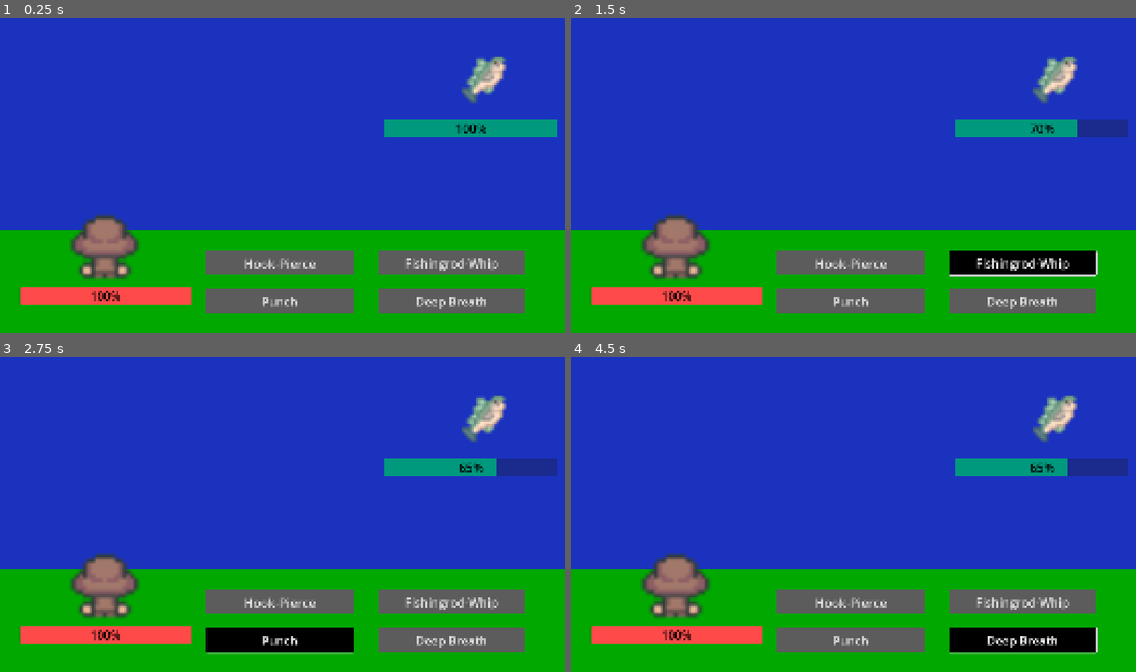
Above: before the commit, frames 1-4 (two rows, left to right).
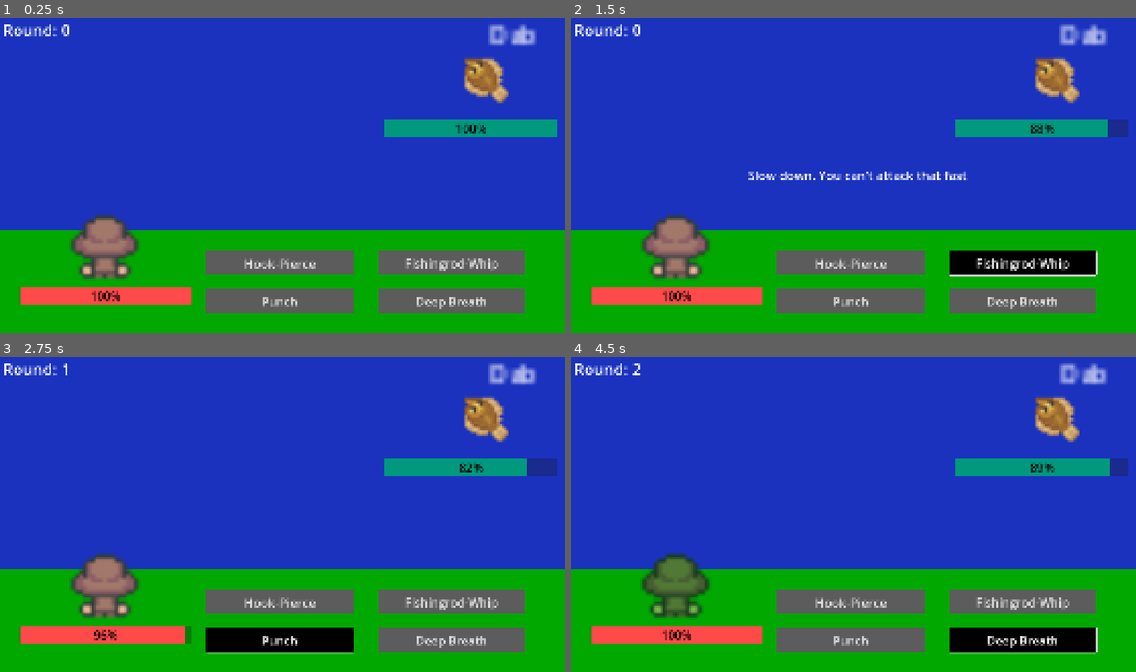
Above: after the commit, the same moments.

Repository: Henning-Johansson/Oh-no-a-FISH
Game: Godot game, scene res://Scenes/battle_stage.tscn
Same seed, same stepped clock (60 frames per second), same inputs: the game is played once before the commit and once after it. This scene is started directly instead of the project's main scene.
Inputs:
- Up to frame 1 (0.25 s): no input
- Up to frame 2 (1.5 s): click "Hook-Pierce" at 0.5 s; click "Fishingrod-Whip" at 1.25 s
- Up to frame 3 (2.75 s): click "Punch" at 2 s
- Up to frame 4 (4.5 s): click "Deep Breath" at 2.75 s; hold D (right) 3.53-4.28 s; tap F (fishing) at 3.6, 4.35 s; tap Enter at 4.25 s; hold S (down) from 4.28 s (still down)

The runs differ from the first frame. In frame 1, 1.7% of the frame differs, in the area x 0-95%, y 2-28%; in frame 2, 2.6%; in frame 3, 2.2%; in frame 4, 3.7%, in the area x 0-96%, y 2-83%.

Commit message:
Functioning fishing mechanic, started working on an inventory

Diff:
--- a/Scenes/battle_stage.tscn
+++ b/Scenes/battle_stage.tscn
@@ -1,9 +1,109 @@
-[gd_scene load_steps=18 format=3 uid="uid://ccyefy53mjx4e"]
+[gd_scene load_steps=24 format=3 uid="uid://ccyefy53mjx4e"]
 
 [ext_resource type="Script" uid="uid://5wa38i60fql1" path="res://Scripts/battle_stage.gd" id="1_g0eid"]
 [ext_resource type="PackedScene" uid="uid://c1k5a0ilp0n60" path="res://Scenes/fishable_items.tscn" id="1_xa5kr"]
 [ext_resource type="Texture2D" uid="uid://cuthe33fksq6m" path="res://Assets/Characters/angler_full.png" id="3_h1yn0"]
 
+[sub_resource type="Animation" id="Animation_djpce"]
+resource_name = "EnemyHeal"
+length = 0.2
+tracks/0/type = "value"
+tracks/0/imported = false
+tracks/0/enabled = true
+tracks/0/path = NodePath("../Enemy/FishableItems:modulate")
+tracks/0/interp = 1
+tracks/0/loop_wrap = true
+tracks/0/keys = {
+"times": PackedFloat32Array(0, 0.1, 0.2),
+"transitions": PackedFloat32Array(1, 1, 1),
+"update": 0,
+"values": [Color(1, 1, 1, 1), Color(0, 1, 0, 1), Color(1, 1, 1, 1)]
+}
+
+[sub_resource type="Animation" id="Animation_a0fsj"]
+resource_name = "EnemyHurt"
+length = 0.2
+tracks/0/type = "value"
+tracks/0/imported = false
+tracks/0/enabled = true
+tracks/0/path = NodePath("../Enemy/FishableItems:modulate")
+tracks/0/interp = 1
+tracks/0/loop_wrap = true
+tracks/0/keys = {
+"times": PackedFloat32Array(0, 0.1, 0.2),
+"transitions": PackedFloat32Array(1, 1, 1),
+"update": 0,
+"values": [Color(1, 1, 1, 1), Color(1, 0, 0, 1), Color(1, 1, 1, 1)]
+}
+
+[sub_resource type="Animation" id="Animation_r2b17"]
+resource_name = "PlayerHeal"
+length = 0.2
+tracks/0/type = "value"
+tracks/0/imported = false
+tracks/0/enabled = true
+tracks/0/path = NodePath("PlayerFig:modulate")
+tracks/0/interp = 1
+tracks/0/loop_wrap = true
+tracks/0/keys = {
+"times": PackedFloat32Array(0, 0.1, 0.2),
+"transitions": PackedFloat32Array(1, 1, 1),
+"update": 0,
+"values": [Color(1, 1, 1, 1), Color(0, 1, 0, 1), Color(1, 1, 1, 1)]
+}
+
+[sub_resource type="Animation" id="Animation_g0eid"]
+resource_name = "PlayerHurt"
+length = 0.2
+tracks/0/type = "value"
+tracks/0/imported = false
+tracks/0/enabled = true
+tracks/0/path = NodePath("PlayerFig:modulate")
+tracks/0/interp = 1
+tracks/0/loop_wrap = true
+tracks/0/keys = {
+"times": PackedFloat32Array(0, 0.1, 0.2),
+"transitions": PackedFloat32Array(1, 1, 1),
+"update": 0,
+"values": [Color(1, 1, 1, 1), Color(1, 0, 0, 1), Color(1, 1, 1, 1)]
+}
+
+[sub_resource type="Animation" id="Animation_h1yn0"]
+length = 0.001
+tracks/0/type = "value"
+tracks/0/imported = false
+tracks/0/enabled = true
+tracks/0/path = NodePath("PlayerFig:modulate")
+tracks/0/interp = 1
+tracks/0/loop_wrap = true
+tracks/0/keys = {
+"times": PackedFloat32Array(0),
+"transitions": PackedFloat32Array(1),
+"update": 0,
+"values": [Color(1, 1, 1, 1)]
+}
+tracks/1/type = "value"
+tracks/1/imported = false
+tracks/1/enabled = true
+tracks/1/path = NodePath("../Enemy/FishableItems:modulate")
+tracks/1/interp = 1
+tracks/1/loop_wrap = true
+tracks/1/keys = {
+"times": PackedFloat32Array(0),
+"transitions": PackedFloat32Array(1),
+"update": 0,
+"values": [Color(1, 1, 1, 1)]
+}
+
+[sub_resource type="AnimationLibrary" id="AnimationLibrary_h1yn0"]
+_data = {
+&"EnemyHeal": SubResource("Animation_djpce"),
+&"EnemyHurt": SubResource("Animation_a0fsj"),
+&"PlayerHeal": SubResource("Animation_r2b17"),
+&"PlayerHurt": SubResource("Animation_g0eid"),
+&"RESET": SubResource("Animation_h1yn0")
+}
+
 [sub_resource type="StyleBoxFlat" id="StyleBoxFlat_k540x"]
 bg_color = Color(0, 0.6, 0.495755, 1)
 
@@ -49,6 +149,12 @@
 [node name="battle_stage" type="Node2D"]
 scale = Vector2(2, 2)
 script = ExtResource("1_g0eid")
+
+[node name="AnimationPlayer" type="AnimationPlayer" parent="."]
+root_node = NodePath("../Player")
+libraries = {
+&"": SubResource("AnimationLibrary_h1yn0")
+}
 
 [node name="CanvasLayer" type="CanvasLayer" parent="."]
 layer = -1
@@ -69,6 +175,56 @@
 offset_bottom = 1441.0
 color = Color(0, 0.658824, 0, 1)
 
+[node name="CanAttack" type="Label" parent="CanvasLayer"]
+offset_left = 722.0
+offset_top = 613.0
+offset_right = 1612.0
+offset_bottom = 682.0
+theme_override_font_sizes/font_size = 50
+text = "Slow down. You can't attack that fast"
+horizontal_alignment = 1
+
+[node name="CooldownLabel" type="Label" parent="CanvasLayer"]
+offset_left = 722.0
+offset_top = 613.0
+offset_right = 1612.0
+offset_bottom = 682.0
+theme_override_font_sizes/font_size = 50
+horizontal_alignment = 1
+
+[node name="HealingLabel" type="Label" parent="CanvasLayer"]
+offset_left = 722.0
+offset_top = 613.0
+offset_right = 1612.0
+offset_bottom = 682.0
+theme_override_font_sizes/font_size = 50
+text = "You can't heal when you have full health."
+horizontal_alignment = 1
+
+[node name="RoundText" type="Label" parent="CanvasLayer"]
+offset_left = 10.0
+offset_top = 10.0
+offset_right = 468.0
+offset_bottom = 100.0
+theme_override_font_sizes/font_size = 65
+
+[node name="WinLabel" type="Label" parent="CanvasLayer"]
+offset_left = 205.0
+offset_top = 485.0
+offset_right = 2098.0
+offset_bottom = 758.0
+theme_override_colors/font_color = Color(0.458824, 0.894118, 0.894118, 1)
+theme_override_colors/font_shadow_color = Color(0, 0, 0, 1)
+theme_override_colors/font_outline_color = Color(0.831373, 0.686275, 0.215686, 1)
+theme_override_constants/shadow_offset_x = 30
+theme_override_constants/shadow_offset_y = 20
+theme_override_constants/outline_size = 30
+theme_override_constants/shadow_outline_size = 30
+theme_override_font_sizes/font_size = 200
+text = "You Caught A Fish!!!"
+horizontal_alignment = 1
+vertical_alignment = 1
+
 [node name="Enemy" type="Node2D" parent="."]
 
 [node name="FishableItems" parent="Enemy" instance=ExtResource("1_xa5kr")]
@@ -108,7 +264,6 @@
 theme_override_colors/font_color = Color(0, 0, 0, 1)
 theme_override_font_sizes/font_size = 48
 theme_override_styles/fill = SubResource("StyleBoxFlat_4hp63")
-step = 1.0
 value = 100.0
 
 [node name="Button" type="Button" parent="Player/CanvasLayer"]
@@ -155,7 +310,29 @@
 theme_override_styles/normal = SubResource("StyleBoxFlat_q4sdk")
 text = "Deep Breath"
 
+[node name="Timers" type="Node2D" parent="."]
+
+[node name="EnemyAttackTimer" type="Timer" parent="Timers"]
+one_shot = true
+
+[node name="PlayerAttackReloadTimer" type="Timer" parent="Timers"]
+wait_time = 1.2
+one_shot = true
+
+[node name="CooldownTextDisplayTimer" type="Timer" parent="Timers"]
+wait_time = 2.0
+one_shot = true
+
+[node name="HealingTextDisplayTimer" type="Timer" parent="Timers"]
+wait_time = 2.0
+one_shot = true
+
+[connection signal="fighting" from="." to="Enemy/FishableItems" method="_on_battle_stage_fighting"]
 [connection signal="pressed" from="Player/CanvasLayer/Button" to="." method="_on_button_1_pressed"]
 [connection signal="pressed" from="Player/CanvasLayer/Button2" to="." method="_on_button_2_pressed"]
 [connection signal="pressed" from="Player/CanvasLayer/Button3" to="." method="_on_button_3_pressed"]
 [connection signal="pressed" from="Player/CanvasLayer/Button4" to="." method="_on_button_4_pressed"]
+[connection signal="timeout" from="Timers/EnemyAttackTimer" to="." method="_fish_attack"]
+[connection signal="timeout" from="Timers/PlayerAttackReloadTimer" to="." method="_can_fight_timeout"]
+[connection signal="timeout" from="Timers/CooldownTextDisplayTimer" to="." method="_on_cooldown_text_display_timer_timeout"]
+[connection signal="timeout" from="Timers/HealingTextDisplayTimer" to="." method="_on_healing_text_display_timer_timeout"]
--- a/Scenes/fishable_items.tscn
+++ b/Scenes/fishable_items.tscn
@@ -9,6 +9,12 @@
 [node name="FishableItemSprite" type="Sprite2D" parent="."]
 scale = Vector2(2, 2)
 texture = ExtResource("3_3j722")
-flip_h = true
 hframes = 4
 vframes = 4
+
+[node name="FishName" type="Label" parent="."]
+offset_left = -169.0
+offset_top = -43.0
+offset_right = 34.0
+offset_bottom = -20.0
+horizontal_alignment = 2
--- a/Scenes/game.tscn
+++ b/Scenes/game.tscn
@@ -1,8 +1,9 @@
-[gd_scene load_steps=4 format=3 uid="uid://da83hmm1c25xq"]
+[gd_scene load_steps=5 format=3 uid="uid://da83hmm1c25xq"]
 
 [ext_resource type="PackedScene" uid="uid://bpi4ucu37e3qo" path="res://Scenes/village_map.tscn" id="1_qxrlw"]
 [ext_resource type="Script" uid="uid://bb50ew4k5x7j2" path="res://Scripts/game.gd" id="1_wrm1d"]
 [ext_resource type="PackedScene" uid="uid://yf6dng8a0jct" path="res://Scenes/player.tscn" id="2_wrm1d"]
+[ext_resource type="PackedScene" uid="uid://dns8f71op8ssp" path="res://Scenes/inventory.tscn" id="4_3dryh"]
 
 [node name="Game" type="Node2D"]
 script = ExtResource("1_wrm1d")
@@ -11,6 +12,9 @@
 
 [node name="Player" parent="." instance=ExtResource("2_wrm1d")]
 
+[node name="Inventory" parent="Player" instance=ExtResource("4_3dryh")]
+scale = Vector2(0.666667, 0.666667)
+
 [node name="Camera2D" type="Camera2D" parent="Player"]
 
 [connection signal="fishing" from="Player" to="." method="_on_player_fishing"]
--- /dev/null
+++ b/Scenes/inventory.tscn
@@ -0,0 +1,285 @@
+[gd_scene load_steps=5 format=3 uid="uid://dns8f71op8ssp"]
+
+[ext_resource type="Script" uid="uid://bbmnjwkv33b0e" path="res://Scripts/inventory.gd" id="1_0n8tc"]
+[ext_resource type="Texture2D" uid="uid://cumoa5hnc0mhu" path="res://Assets/Blue_Stone_UI_Asset/BlueStoneUI_SpriteSheet.png" id="1_wdn4f"]
+[ext_resource type="Texture2D" uid="uid://b86yb5svh1vw1" path="res://Assets/Pxiel Art UI borders.png" id="2_k5gp2"]
+[ext_resource type="Texture2D" uid="uid://ddj5pos1xo1cu" path="res://Assets/Fishing/fishing_free/global_free_recoloured.png" id="3_yxepq"]
+
+[node name="Inventory" type="Node2D"]
+script = ExtResource("1_0n8tc")
+
+[node name="ColorRect" type="ColorRect" parent="."]
+offset_left = -1379.0
+offset_top = -753.0
+offset_right = 1319.0
+offset_bottom = 904.0
+color = Color(0, 0, 0, 0.196078)
+metadata/_edit_use_anchors_ = true
+
+[node name="InventoryBase" type="Sprite2D" parent="."]
+position = Vector2(-150, -35)
+scale = Vector2(6.5, 8)
+texture = ExtResource("1_wdn4f")
+hframes = 2
+vframes = 3
+frame = 1
+
+[node name="Control" type="Control" parent="."]
+layout_mode = 3
+anchors_preset = 0
+offset_left = -1063.0
+offset_top = -432.0
+offset_right = 1075.0
+offset_bottom = 559.0
+metadata/_edit_use_anchors_ = true
+
+[node name="Sprite2D" type="Sprite2D" parent="Control"]
+position = Vector2(200, 200)
+scale = Vector2(3, 3)
+texture = ExtResource("2_k5gp2")
+hframes = 3
+vframes = 3
+frame = 3
+
+[node name="Sprite2D2" type="Sprite2D" parent="Control"]
+position = Vector2(550, 200)
+scale = Vector2(3, 3)
+texture = ExtResource("2_k5gp2")
+hframes = 3
+vframes = 3
+frame = 3
+
+[node name="Sprite2D3" type="Sprite2D" parent="Control"]
+position = Vector2(900, 200)
+scale = Vector2(3, 3)
+texture = ExtResource("2_k5gp2")
+hframes = 3
+vframes = 3
+frame = 3
+
+[node name="Sprite2D4" type="Sprite2D" parent="Control"]
+position = Vector2(1250, 200)
+scale = Vector2(3, 3)
+texture = ExtResource("2_k5gp2")
+hframes = 3
+vframes = 3
+frame = 3
+
+[node name="Sprite2D5" type="Sprite2D" parent="Control"]
+position = Vector2(1600, 200)
+scale = Vector2(3, 3)
+texture = ExtResource("2_k5gp2")
+hframes = 3
+vframes = 3
+frame = 3
+
+[node name="Sprite2D6" type="Sprite2D" parent="Control"]
+position = Vector2(1950, 200)
+scale = Vector2(3, 3)
+texture = ExtResource("2_k5gp2")
+hframes = 3
+vframes = 3
+frame = 3
+
+[node name="Sprite2D7" type="Sprite2D" parent="Control"]
+position = Vector2(200, 700)
+scale = Vector2(3, 3)
+texture = ExtResource("2_k5gp2")
+hframes = 3
+vframes = 3
+frame = 3
+
+[node name="Sprite2D8" type="Sprite2D" parent="Control"]
+position = Vector2(550, 700)
+scale = Vector2(3, 3)
+texture = ExtResource("2_k5gp2")
+hframes = 3
+vframes = 3
+frame = 3
+
+[node name="Sprite2D9" type="Sprite2D" parent="Control"]
+position = Vector2(900, 700)
+scale = Vector2(3, 3)
+texture = ExtResource("2_k5gp2")
+hframes = 3
+vframes = 3
+frame = 3
+
+[node name="Sprite2D10" type="Sprite2D" parent="Control"]
+position = Vector2(1250, 700)
+scale = Vector2(3, 3)
+texture = ExtResource("2_k5gp2")
+hframes = 3
+vframes = 3
+frame = 3
+
+[node name="Sprite2D11" type="Sprite2D" parent="Control"]
+position = Vector2(1600, 700)
+scale = Vector2(3, 3)
+texture = ExtResource("2_k5gp2")
+hframes = 3
+vframes = 3
+frame = 3
+
+[node name="Sprite2D12" type="Sprite2D" parent="Control"]
+position = Vector2(1950, 700)
+scale = Vector2(3, 3)
+texture = ExtResource("2_k5gp2")
+hframes = 3
+vframes = 3
+frame = 3
+
+[node name="Label" type="Label" parent="."]
+offset_left = -955.0
+offset_top = -523.0
+offset_right = -687.0
+offset_bottom = -439.0
+theme_override_font_sizes/font_size = 38
+text = "Common Fish"
+metadata/_edit_use_anchors_ = true
+
+[node name="FishCanvas" type="CanvasLayer" parent="."]
+offset = Vector2(1150, 650)
+transform = Transform2D(1, 0, 0, 1, 1150, 650)
+
+[node name="AtlanticBass" type="Sprite2D" parent="FishCanvas"]
+position = Vector2(-880, -250)
+scale = Vector2(10, 10)
+texture = ExtResource("3_yxepq")
+hframes = 4
+vframes = 4
+
+[node name="Clownfish" type="Sprite2D" parent="FishCanvas"]
+position = Vector2(-530, -250)
+scale = Vector2(10, 10)
+texture = ExtResource("3_yxepq")
+hframes = 4
+vframes = 4
+frame = 1
+
+[node name="Dab" type="Sprite2D" parent="FishCanvas"]
+position = Vector2(-180, -250)
+scale = Vector2(10, 10)
+texture = ExtResource("3_yxepq")
+hframes = 4
+vframes = 4
+frame = 2
+
+[node name="SeaSpider" type="Sprite2D" parent="FishCanvas"]
+position = Vector2(170, -250)
+scale = Vector2(10, 10)
+texture = ExtResource("3_yxepq")
+hframes = 4
+vframes = 4
+frame = 3
+
+[node name="BlueGill" type="Sprite2D" parent="FishCanvas"]
+position = Vector2(520, -250)
+scale = Vector2(10, 10)
+texture = ExtResource("3_yxepq")
+hframes = 4
+vframes = 4
+frame = 4
+
+[node name="Guppy" type="Sprite2D" parent="FishCanvas"]
+position = Vector2(870, -250)
+scale = Vector2(10, 10)
+texture = ExtResource("3_yxepq")
+hframes = 4
+vframes = 4
+frame = 5
+
+[node name="SeaSnail" type="Sprite2D" parent="FishCanvas"]
+position = Vector2(-880, 250)
+scale = Vector2(10, 10)
+texture = ExtResource("3_yxepq")
+hframes = 4
+vframes = 4
+frame = 6
+
+[node name="Axolotl" type="Sprite2D" parent="FishCanvas"]
+position = Vector2(-530, 250)
+scale = Vector2(10, 10)
+texture = ExtResource("3_yxepq")
+hframes = 4
+vframes = 4
+frame = 7
+
+[node name="HighFinBandedShark" type="Sprite2D" parent="FishCanvas"]
+position = Vector2(-180, 250)
+scale = Vector2(10, 10)
+texture = ExtResource("3_yxepq")
+hframes = 4
+vframes = 4
+frame = 8
+
+[node name="GoldenTench" type="Sprite2D" parent="FishCanvas"]
+position = Vector2(170, 250)
+scale = Vector2(10, 10)
+texture = ExtResource("3_yxepq")
+hframes = 4
+vframes = 4
+frame = 9
+
+[node name="ColorRect" type="ColorRect" parent="FishCanvas"]
+offset_left = 150.0
+offset_top = 149.0
+offset_right = 216.0
+offset_bottom = 178.0
+color = Color(0.227451, 0.231373, 0.305882, 1)
+
+[node name="ColorRect2" type="ColorRect" parent="FishCanvas"]
+offset_left = -106.0
+offset_top = 152.0
+offset_right = -77.0
+offset_bottom = 239.0
+color = Color(0.227451, 0.231373, 0.305882, 1)
+
+[node name="ColorRect3" type="ColorRect" parent="FishCanvas"]
+offset_left = -865.0
+offset_top = 147.0
+offset_right = -799.0
+offset_bottom = 183.0
+color = Color(0.227451, 0.231373, 0.305882, 1)
+
+[node name="ColorRect4" type="ColorRect" parent="FishCanvas"]
+offset_left = -819.0
+offset_top = 234.0
+offset_right = -753.0
+offset_bottom = 270.0
+color = Color(0.227451, 0.231373, 0.305882, 1)
+
+[node name="ColorRect5" type="ColorRect" parent="FishCanvas"]
+offset_left = -659.0
+offset_top = -247.0
+offset_right = -593.0
+offset_bottom = -186.0
+color = Color(0.227451, 0.231373, 0.305882, 1)
+
+[node name="ColorRect6" type="ColorRect" parent="FishCanvas"]
+offset_left = -115.0
+offset_top = -286.0
+offset_right = -49.0
+offset_bottom = -225.0
+color = Color(0.227451, 0.231373, 0.305882, 1)
+
+[node name="ColorRect7" type="ColorRect" parent="FishCanvas"]
+offset_left = 54.0
+offset_top = -218.0
+offset_right = 92.0
+offset_bottom = -185.0
+color = Color(0.227451, 0.231373, 0.305882, 1)
+
+[node name="ColorRect8" type="ColorRect" parent="FishCanvas"]
+offset_left = 543.0
+offset_top = -380.0
+offset_right = 609.0
+offset_bottom = -319.0
+color = Color(0.227451, 0.231373, 0.305882, 1)
+
+[node name="ColorRect9" type="ColorRect" parent="FishCanvas"]
+offset_left = 778.0
+offset_top = -187.0
+offset_right = 844.0
+offset_bottom = -155.0
+color = Color(0.227451, 0.231373, 0.305882, 1)
--- a/Scenes/player.tscn
+++ b/Scenes/player.tscn
@@ -23,6 +23,22 @@
 "values": [22, 23, 24, 25, 26, 27]
 }
 
+[sub_resource type="Animation" id="Animation_h4iuc"]
+resource_name = "Fishing_Cast_h"
+length = 0.7
+tracks/0/type = "value"
+tracks/0/imported = false
+tracks/0/enabled = true
+tracks/0/path = NodePath("Sprite2D:frame")
+tracks/0/interp = 1
+tracks/0/loop_wrap = true
+tracks/0/keys = {
+"times": PackedFloat32Array(0, 0.133333, 0.233333, 0.333333, 0.466667, 0.6),
+"transitions": PackedFloat32Array(1, 1, 1, 1, 1, 1),
+"update": 1,
+"values": [8, 9, 10, 11, 12, 13]
+}
+
 [sub_resource type="Animation" id="Animation_fd4e3"]
 resource_name = "Fishing_Cast_up"
 length = 0.7
@@ -403,22 +419,6 @@
 "transitions": PackedFloat32Array(1, 1, 1, 1, 1, 1, 1, 1),
 "update": 1,
 "values": [28, 29, 30, 31, 32, 33, 34, 35]
-}
-
-[sub_resource type="Animation" id="Animation_h4iuc"]
-resource_name = "Fishing_Cast_h"
-length = 0.7
-tracks/0/type = "value"
-tracks/0/imported = false
-tracks/0/enabled = true
-tracks/0/path = NodePath("Sprite2D:frame")
-tracks/0/interp = 1
-tracks/0/loop_wrap = true
-tracks/0/keys = {
-"times": PackedFloat32Array(0, 0.133333, 0.233333, 0.333333, 0.466667, 0.6),
-"transitions": PackedFloat32Array(1, 1, 1, 1, 1, 1),
-"update": 1,
-"values": [8, 9, 10, 11, 12, 13]
 }
 
 [sub_resource type="AnimationLibrary" id="AnimationLibrary_x3wgy"]
--- a/Scenes/world_to_battle.tscn
+++ b/Scenes/world_to_battle.tscn
@@ -60,12 +60,15 @@
 script = ExtResource("1_m6koj")
 
 [node name="CanvasLayer" type="CanvasLayer" parent="."]
+layer = 3
 
 [node name="ColorRect" type="ColorRect" parent="CanvasLayer"]
+z_index = 20
 offset_left = -87875.0
 offset_top = -58789.0
 offset_right = 103367.0
 offset_bottom = 61433.0
+mouse_filter = 2
 color = Color(0, 0, 0, 0)
 
 [node name="AnimationPlayer" type="AnimationPlayer" parent="."]
--- a/Scripts/battle_stage.gd
+++ b/Scripts/battle_stage.gd
@@ -8,25 +8,134 @@
 @onready var b2: Button = $Player/CanvasLayer/Button2
 @onready var b3: Button = $Player/CanvasLayer/Button3
 @onready var b4: Button = $Player/CanvasLayer/Button4
+@onready var enemy_timer: Timer = $Timers/EnemyAttackTimer
+@onready var player_timer: Timer = $Timers/PlayerAttackReloadTimer
+@onready var cooldown_timer: Timer = $Timers/CooldownTextDisplayTimer
+@onready var healing_timer: Timer = $Timers/HealingTextDisplayTimer
+@onready var can_attack: Label = $CanvasLayer/CanAttack
+@onready var cooldown_text: Label = $CanvasLayer/CooldownLabel
+@onready var round_label: Label = $CanvasLayer/RoundText
+@onready var healable: Label = $CanvasLayer/HealingLabel
+@onready var win_lable: Label = $CanvasLayer/WinLabel
+@onready var anim: AnimationPlayer = $AnimationPlayer
 
-enum {FISH_SLAP, BUBBLE_BREATH, FISH_FOOD}
+signal fighting
+
+var can_fight: bool = true
+var b2_cooldown = 0
+var round_value = 0
+var win: bool = false
+
+
+func _ready()-> void:
+	enemy_health.value = 100
+	player_health.value = 100
+	emit_signal("fighting")
+	can_fight = true
+	can_attack.visible = false
+	cooldown_text.visible = false
+	healable.visible = false
+	b2_cooldown = 0
+	round_value = 0
+	round_label.text = "Round: " + str(round_value)
+	round_label.visible = true
+	win_lable.visible = false
+
+func _process(delta: float) -> void:
+	if enemy_health.value == 0:
+		win_lable.visible = true
+		win = true
+
 
 #Player attack and ability functions
-func _on_button_1_pressed() -> void:
-	enemy_health.value -= 10
+func _on_button_1_pressed() -> void: #Attack: Hook-Pierce
+	if can_fight == true:
+		enemy_health.value -= randi_range(7,13)
+		enemy_timer.start()
+		player_timer.start()
+		can_fight = false
+		anim.play("EnemyHurt")
+	else:
+		can_attack.visible = true
 
 
-func _on_button_2_pressed() -> void:
-	enemy_health.value -= 20
+func _on_button_2_pressed() -> void: #Attack: Fishingrod-Whip
+	if can_fight == true and b2_cooldown == 0:
+		enemy_health.value -= randi_range(18, 24)
+		enemy_timer.start()
+		player_timer.start()
+		can_fight = false
+		b2_cooldown = 3
+		anim.play("EnemyHurt")
+	elif can_fight == true and not b2_cooldown == 0:
+		cooldown_text.text = ("This attack is on cooldown.
+		You can use it in " + str(b2_cooldown) + " rounds")
+		cooldown_text.visible = true
+		cooldown_timer.start()
+	else:
+		can_attack.visible = true
 
 
-func _on_button_3_pressed() -> void:
-	enemy_health.value -= 5
+func _on_button_3_pressed() -> void: #Attack: Punch
+	if can_fight == true:
+		enemy_health.value -= randi_range(3, 7)
+		enemy_timer.start()
+		player_timer.start()
+		can_fight = false
+		anim.play("EnemyHurt")
+	else:
+		can_attack.visible = true
 
 
-func _on_button_4_pressed() -> void:
-	player_health.value += 20
+func _on_button_4_pressed() -> void: #Attack: Deep Breath
+	if can_fight == true:
+		if not player_health.value == player_health.max_value:
+			player_health.value += randi_range(7, 15)
+			enemy_timer.start()
+			player_timer.start()
+			can_fight = false
+			anim.play("PlayerHeal")
+		else:
+			healable.visible = true
+			healing_timer.start()
+	else:
+		can_attack.visible = true
+
 
 #Fish attacks and abilityfunctions
 func _fish_attack()-> void:
+	var a = randi_range(1,3)
+	if not enemy_health.value == 0:
+		if a == 1 and not enemy_health.value == enemy_health.max_value:
+			enemy_health.value += randi_range(4,9)
+			anim.play("EnemyHeal")
+		elif a == 2:
+			player_health.value -= randi_range(7, 16)
+			anim.play("PlayerHurt")
+		else:
+			player_health.value -= randi_range(3, 8)
+			anim.play("PlayerHurt")
+		if not b2_cooldown == 0:
+			b2_cooldown -= 1
+		round_value += 1
+		round_label.text = "Round: " + str(round_value)
+	if enemy_health.value == 0:
+		WorldToBattle.change_stage()
+
+
+#Timer functions
+func _can_fight_timeout() -> void:
+	can_fight = true
+	can_attack.visible = false
+
+
+func _on_cooldown_text_display_timer_timeout() -> void:
+	cooldown_text.visible = false
+
+
+func _on_healing_text_display_timer_timeout() -> void:
+	healable.visible = false
+
+#Inventory Update Functions
+func _on_atlantic_bass():
 	pass
--- a/Scripts/fishable_items.gd
+++ b/Scripts/fishable_items.gd
@@ -2,3 +2,45 @@
 class_name Fishables
 
 @onready var fishable_items: Sprite2D = $FishableItemSprite
+@onready var fish_name: Label = $FishName
+
+#Signals
+signal atlantic_bass
+signal clownfish
+signal dab
+signal sea_spider
+signal blue_gill
+signal guppy
+signal freshwater_snail
+signal axolotl
+signal high_fin_banded_shark
+signal golden_tench
+
+var fish_name_dict = {"Atlantic Bass": 0, "Clownfish": 1, "Dab": 2,
+	"Sea Spider": 3, "Blue Gill": 4, "Guppy": 5, "Freshwater Snail": 6,
+	"Axolotl": 7, "High Fin Banded Shark": 8, "Golden Tench": 9}
+
+func _on_battle_stage_fighting() -> void:
+	var what_fish = randi_range(0,9)
+	fishable_items.frame = what_fish
+	fish_name.text = fish_name_dict.find_key(what_fish)
+	if what_fish == 0:
+		emit_signal("atlantic_bass")
+	elif what_fish == 1:
+		emit_signal("clownfish")
+	elif what_fish == 2:
+		emit_signal("dab")
+	elif what_fish == 3:
+		emit_signal("sea_spider")
+	elif what_fish == 4:
+		emit_signal("blue_gill")
+	elif what_fish == 5:
+		emit_signal("guppy")
+	elif what_fish == 6:
+		emit_signal("freshwater_snail")
+	elif what_fish == 7:
+		emit_signal("axolotl")
+	elif what_fish == 8:
+		emit_signal("high_fin_banded_shark")
+	elif what_fish == 9:
+		emit_signal("golden_tench")
--- a/Scripts/game.gd
+++ b/Scripts/game.gd
@@ -1,5 +1,13 @@
 extends Node2D
 
+@onready var player: Player = $Player
+
+
+func _ready() -> void:
+	player.global_position = WorldToBattle.player_pos
+
+func _process(delta: float) -> void:
+	WorldToBattle.player_pos = player.global_position
 
 
 func _on_player_fishing() -> void:
--- /dev/null
+++ b/Scripts/inventory.gd
@@ -0,0 +1,25 @@
+extends Node2D
+
+@onready var atlantic_bass: Sprite2D = $FishCanvas/AtlanticBass
+@onready var clownfish: Sprite2D = $FishCanvas/Clownfish
+@onready var dab: Sprite2D = $FishCanvas/Dab
+@onready var sea_spider: Sprite2D = $FishCanvas/SeaSpider
+@onready var blue_gill: Sprite2D = $FishCanvas/BlueGill
+@onready var guppy: Sprite2D =$FishCanvas/Guppy
+@onready var sea_snail: Sprite2D = $FishCanvas/SeaSnail
+@onready var axolotl: Sprite2D = $FishCanvas/Axolotl
+@onready var high_fin_banded_shark: Sprite2D = $FishCanvas/HighFinBandedShark
+@onready var golden_tench: Sprite2D = $FishCanvas/GoldenTench
+
+
+func _ready() -> void:
+	atlantic_bass.modulate = Color(0,0,0,255)
+	clownfish.modulate = Color(0,0,0,255)
+	dab.modulate = Color(0,0,0,2)
+	sea_spider.modulate = Color(0,0,0,255)
+	blue_gill.modulate = Color(0,0,0,255)
+	guppy.modulate = Color(0,0,0,255)
+	sea_snail.modulate = Color(0,0,0,255)
+	axolotl.modulate = Color(0,0,0,255)
+	high_fin_banded_shark.modulate = Color(0,0,0,255)
+	golden_tench.modulate = Color(0,0,0,255)
--- a/Scripts/world_to_battle.gd
+++ b/Scripts/world_to_battle.gd
@@ -2,8 +2,10 @@
 
 
 var stage = "game"
+var player_pos = Vector2(0,0)
 
 @onready var anim: AnimationPlayer = $AnimationPlayer
+
 
 func change_stage()-> void:
 	if stage == "game":
Binary file added: Assets/Blue_Stone_UI_Asset/BlueStoneUI_SpriteSheet.ase
Binary file added: Assets/Blue_Stone_UI_Asset/BlueStoneUI_SpriteSheet.png
Not shown, added: Assets/Blue_Stone_UI_Asset/BlueStoneUI_SpriteSheet.png.import
Binary file added: Assets/Pxiel Art UI borders.png
Not shown, added: Assets/Pxiel Art UI borders.png.import
Not shown, added: Scripts/inventory.gd.uid
